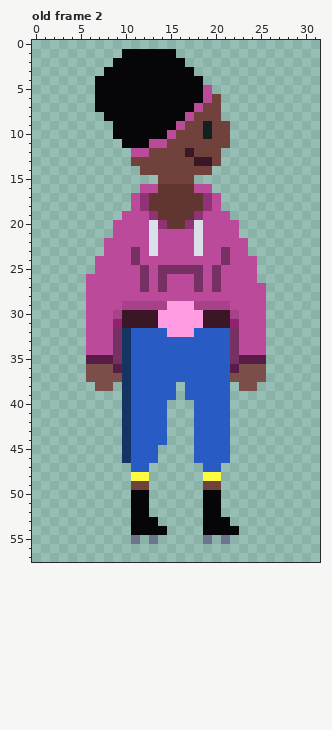
File history of a pixel-art file, Asesprite/Character.ase. This is how it looked before the edit.
32x58 pixels, 2 frames. Shown: old frame 2. The commit also changed other frames, which this record leaves out.
And afterwards:
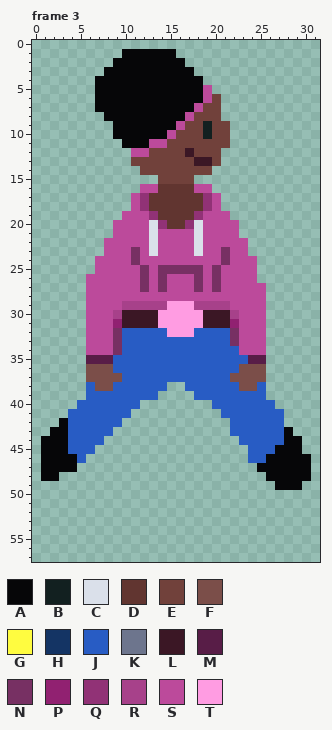
Palette (. is transparent): A #060608  B #122020  C #dae0ea  D #613530  E #71413b  F #7b4e49  G #fffc40  H #143464  J #285cc4  K #6d758d  L #3b1725  M #581d47  N #773063  P #912171  Q #913276  R #a7418a  S #bc4a9b  T #ff9ce2
A new or re-ordered frame is compared with the old frame closest to it.
Edits made:
frames 2 -> 3
layer "Shoes Copy" added
layer "Layer 1" added
Changed rows in their new state; - is an unchanged pixel.
Frame 3 is new; against old frame 2:
first column x 1:
32 ---------J--------------------
33 ---------J--------------------
34 ---------J-----------J--------
35 --------JJ-----------JJ-------
36 --------JJ-----------J--------
37 ---------J--------------------
38 -----J--JJ----.------J--J-----
39 -----JJJJJ---..-.----JJJJ-----
40 ----JJJJJJ-...---..--JJJJJ----
41 ---JJJJJJJ....---...-JJJJJJ---
42 --AJJJJJJ.....---....JJJJJJ---
43 -AAJJJJJ-.....---....JJJJJJA--
44 AAAJJJJ--.....---....-JJJJJAA-
45 AAAJJJ---....----....--JJJAAA-
46 AAAAJ----....----....--JJAAAAA
47 AAAA------..------..----AAAAAA
48 AA--------..------..-----AAAAA
49 ----------..------..------AAA-
50 ----------..------..----------
51 ----------..------..----------
52 ----------..------..----------
53 ----------...-----...---------
54 ----------....----....--------
55 ----------.-.-----.-.---------
Where, in picture pixels (left, top, right, bottom), the same in both pictures:
changed: (41, 328, 311, 544)
